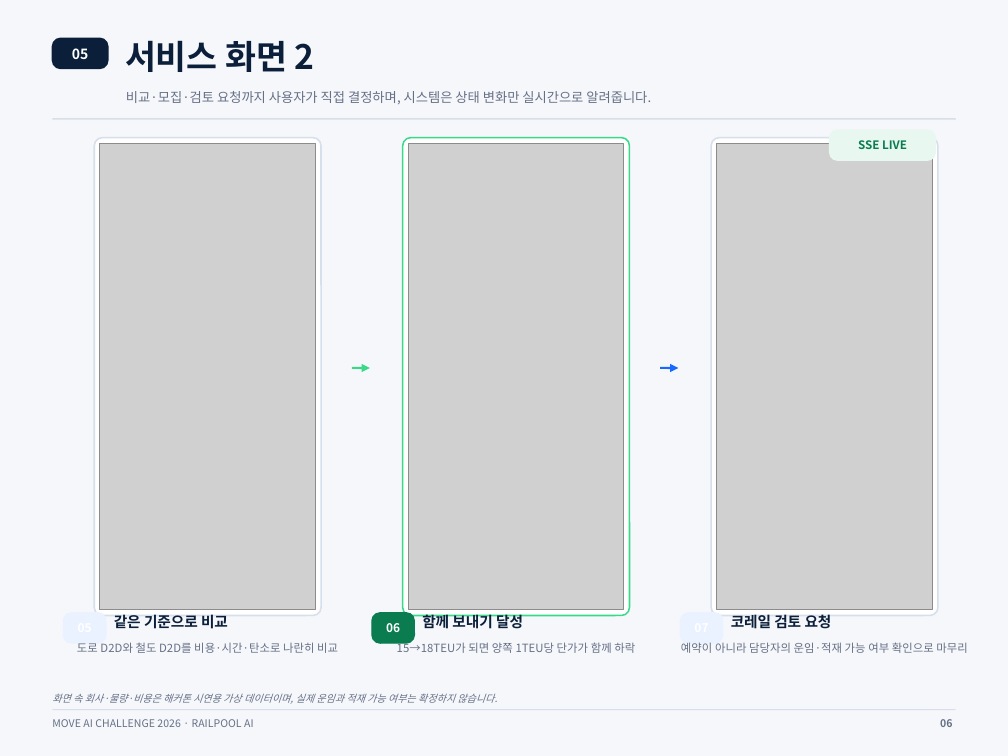
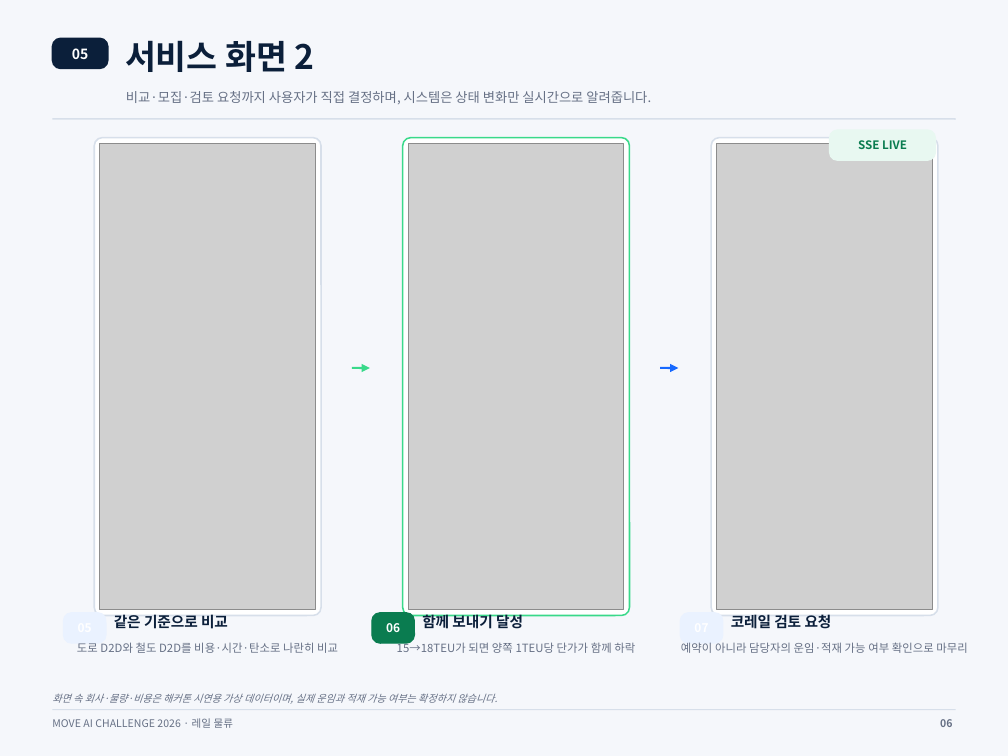
Before and after one commit to tory-win/Galaxy_Express_99, a slide deck: slide 6 of RAILPOOL_AI_최종결과보고서_RailFit내용반영본_편집본.pptx. Drawn at 1008x756 pixels with LibreOffice and Linux fonts; fonts in the diff are those of the drawing; grey boxes stand for pictures. Boxes give left, top, right and bottom in pixels: in the first picture for what was removed or moved away, otherwise in the second. Text is boxed around its words. In the diff, an @@ line names an element or a change of style, - is before the commit and + after.

```diff
--- a/RAILPOOL_AI_최종결과보고서_RailFit내용반영본_편집본.pptx
+++ b/RAILPOOL_AI_최종결과보고서_RailFit내용반영본_편집본.pptx
@@ text at (x1=52, y1=718, x2=233, y2=728): text changed @@
-MOVE AI CHALLENGE 2026 · RAILPOOL AI
+MOVE AI CHALLENGE 2026 · 레일 물류
```
Also in this commit, not shown: 9 other slides changed, 1 other file.
